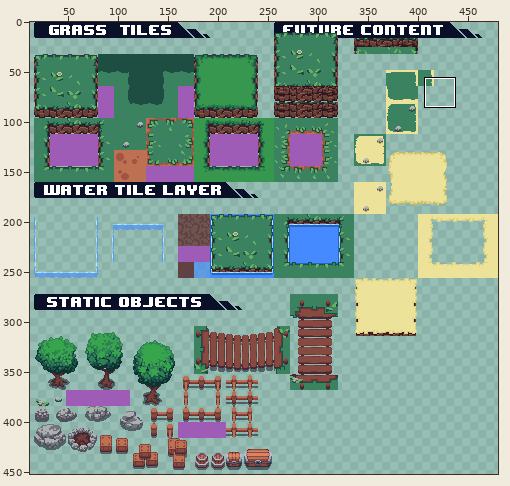
Edited in one commit: sprite sheet (assets/maps/tilesets/spr_grass_tileset.png). The first picture is a wide view before the edit; the outline marks the close-up.
Close-up. Before the edit:
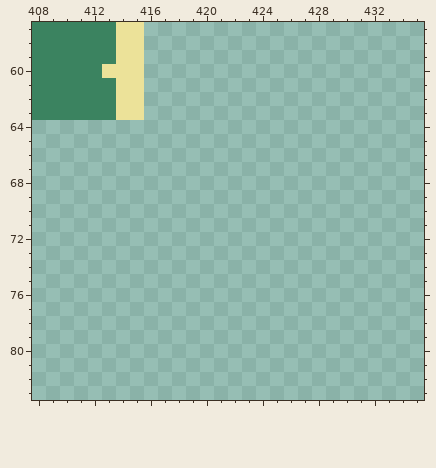
The file is 480x464 pixels. Colours within 5 levels of each other are drawn and written as one. Shown: x 408..435, y 57..83. The wide view leaves out empty margins.
After the commit:
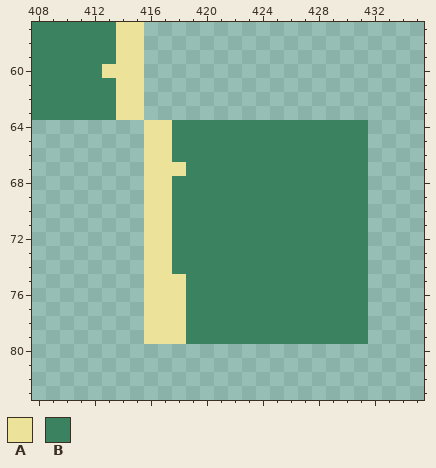
Palette (. is transparent): A #ece299  B #3b8360
From old to new:
@@ x 408..435 @@
 63 BBBBBBAA....................
-64 ............................
-65 ............................
-66 ............................
-67 ............................
-68 ............................
-69 ............................
-70 ............................
-71 ............................
-72 ............................
-73 ............................
-74 ............................
-75 ............................
-76 ............................
-77 ............................
-78 ............................
-79 ............................
+64 ........AABBBBBBBBBBBBBB....
+65 ........AABBBBBBBBBBBBBB....
+66 ........AABBBBBBBBBBBBBB....
+67 ........AAABBBBBBBBBBBBB....
+68 ........AABBBBBBBBBBBBBB....
+69 ........AABBBBBBBBBBBBBB....
+70 ........AABBBBBBBBBBBBBB....
+71 ........AABBBBBBBBBBBBBB....
+72 ........AABBBBBBBBBBBBBB....
+73 ........AABBBBBBBBBBBBBB....
+74 ........AABBBBBBBBBBBBBB....
+75 ........AAABBBBBBBBBBBBB....
+76 ........AAABBBBBBBBBBBBB....
+77 ........AAABBBBBBBBBBBBB....
+78 ........AAABBBBBBBBBBBBB....
+79 ........AAABBBBBBBBBBBBB....
 80 ............................
